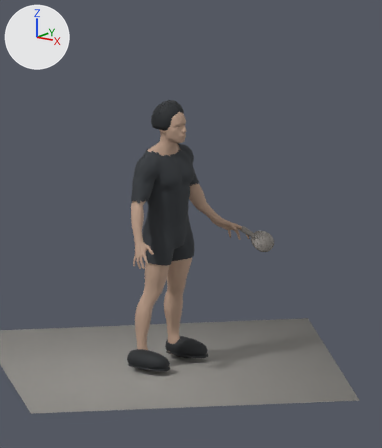
A saved change to the Blender file assets-source/kaiforge/KF_Athlete.blend.
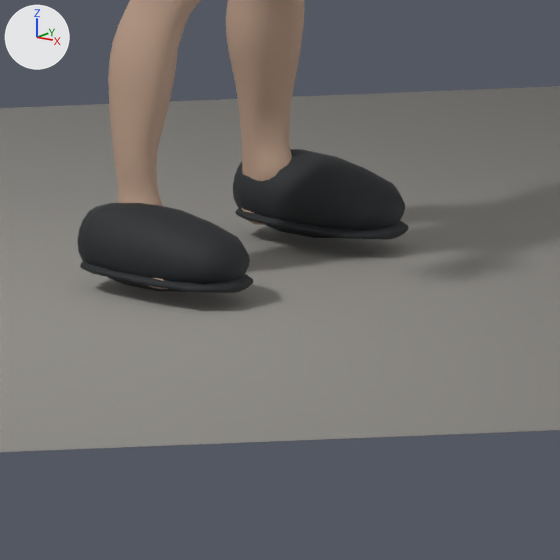
The first picture shows the older version from the file's camera 'KF_InspectionCamera'. The close-ups show the older and then the newer version on the part from 28% to 64% of the width and 67% to 97% of the height of that picture. Only the edits that show in the close-ups are written down. Arrows for +X, +Y and +Z are at upper left; the lights stay in place.

In view in the first close-up: 'KF_AthleteBody_L0', 'KF_CourtShoes_L0', 'KF_InspectionFloor'.
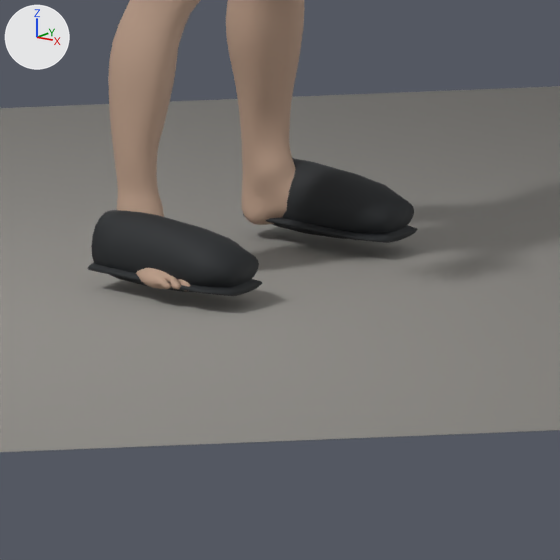
Boxes [x1, y1, x2, y2] around the edits, measured in the close-ups (560 x 560 px):
'KF_CourtShoes_L0', reshaped
    before: [77, 149, 409, 293]
    after: [88, 158, 418, 296]
part 1 of me_kf_courtshoes_l0_mesh_l0, rebuilt
    before: [233, 149, 405, 238]
    after: [272, 158, 414, 239]
part 2 of me_kf_courtshoes_l0_mesh_l0, rebuilt (8% shorter)
    before: [77, 203, 250, 292]
    after: [91, 210, 259, 292]
part 3 of me_kf_courtshoes_l0_mesh_l0, rebuilt
    before: [80, 261, 253, 293]
    after: [88, 262, 262, 296]
part 4 of me_kf_courtshoes_l0_mesh_l0, rebuilt
    before: [235, 207, 409, 240]
    after: [243, 214, 418, 243]

The change in detail:
me_kf_courtshoes_l0_mesh_l0 is used by ob_kf_courtshoes_l0; location (0.0, 0.0, 0.0).
me_kf_courtshoes_l0_mesh_l0 had 384 vertices, 328 faces and spanned x -0.159..0.14, y -0.303..0.303, z -0.014..0.126.
me_kf_courtshoes_l0_mesh_l0 now has 396 vertices, 332 faces and spans x -0.14..0.15, y -0.284..0.284, z -0.011..0.109.
me_kf_courtshoes_l0_mesh_l0 part 1: the loose piece of 112 vertices spanning x -0.159..0.136, y 0.141..0.299, z -0.014..0.126 is rebuilt with 108 vertices and now spans x -0.136..0.146, y 0.159..0.281, z -0.011..0.109.
me_kf_courtshoes_l0_mesh_l0 part 2: the loose piece of 112 vertices spanning x -0.159..0.136, y -0.299..-0.141, z -0.014..0.126 is rebuilt with 108 vertices and now spans x -0.136..0.146, y -0.281..-0.159, z -0.011..0.109.
me_kf_courtshoes_l0_mesh_l0 part 3: the loose piece of 80 vertices spanning x -0.15..0.14, y -0.303..-0.137, z 0.004..0.031 is rebuilt with 90 vertices and now spans x -0.14..0.15, y -0.284..-0.156, z 0.004..0.024.
me_kf_courtshoes_l0_mesh_l0 part 4: the loose piece of 80 vertices spanning x -0.15..0.14, y 0.137..0.303, z 0.004..0.031 is rebuilt with 90 vertices and now spans x -0.14..0.15, y 0.156..0.284, z 0.004..0.024.
